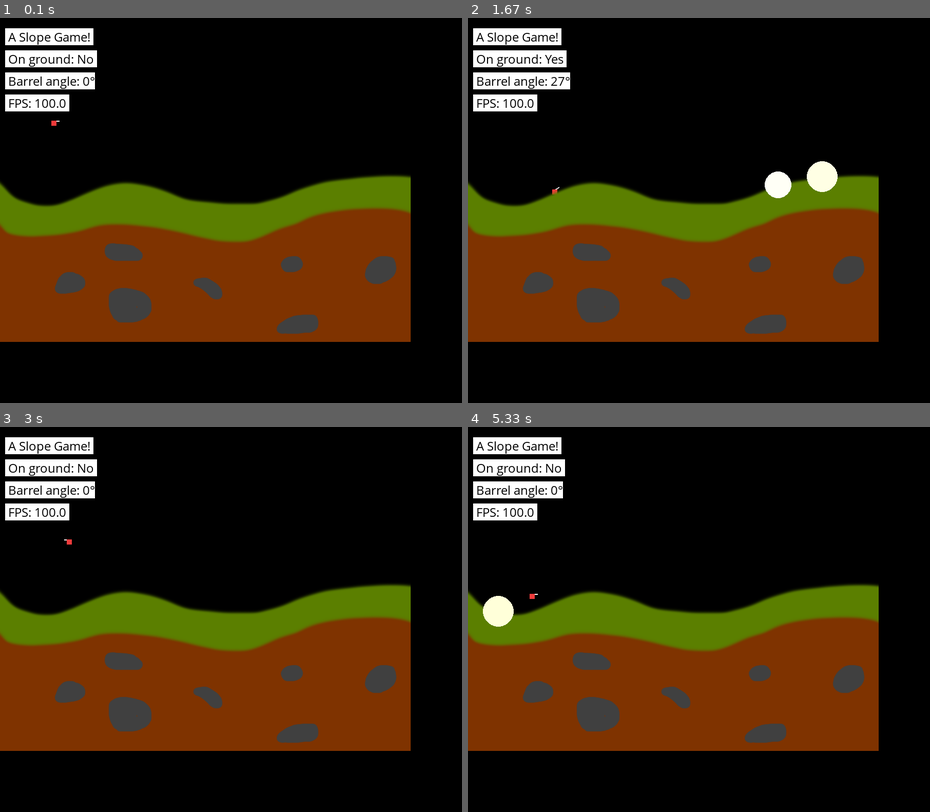
Above: before the commit, frames 1-4 (two rows, left to right).
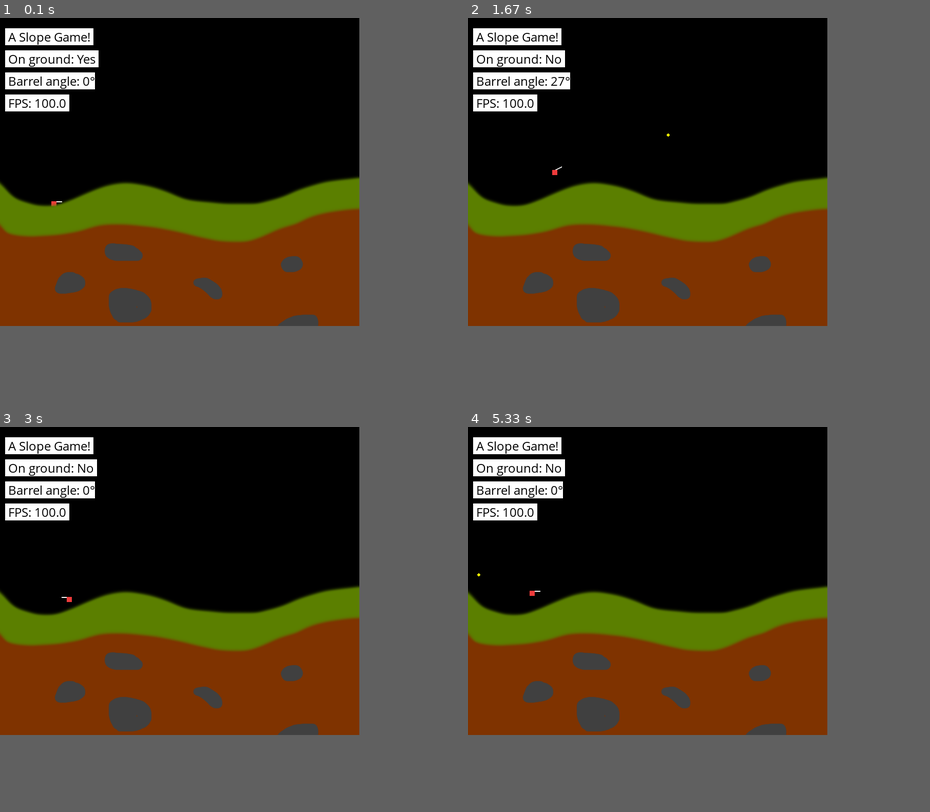
Above: after the commit, the same moments.

Repository: Spacha/Tanks
Game: pygame game, started from tanks.py
Two runs of this game, one before a commit and one after it. Both use one fixed random seed, a clock stepped at 60 frames per second and the inputs below.
Inputs (mouse positions are in pixels of both pictures, inside the frame that each line leads up to):
- Up to frame 1 (0.1 s): no input
- Up to frame 2 (1.67 s): tap X at 0.33, 0.82 s; hold Right 0.67-1.13 s; move the mouse to (551, 179) at 0.7 s; tap Space at 0.73, 1.03, 1.23, 1.57 s; hold Up 1.17-1.47 s; move the mouse to (578, 60) at 1.2 s; hold Right from 1.5 s (still down); move the mouse to (532, 114) at 1.53 s
- Up to frame 3 (3 s): tap Space at 1.87, 2.07, 2.37, 2.63, 2.97 s; release Right at 1.97 s; hold Left 2-2.53 s; move the mouse to (295, 477) at 2.03 s; tap X at 2.15 s; hold Down 2.57-2.87 s; move the mouse to (78, 631) at 2.6 s; hold Left from 2.9 s (still down); move the mouse to (115, 692) at 2.93 s
- Up to frame 4 (5.33 s): tap Space at 3.27, 3.4, 3.8, 4.1, 4.47, 4.87, 5.17 s; release Left at 3.3 s; hold Up 3.33-3.7 s; move the mouse to (601, 534) at 3.37 s; tap X at 3.48, 4.95 s; hold Right 3.73-4.37 s; move the mouse to (560, 500) at 3.77 s; hold Down 4.4-4.77 s; move the mouse to (537, 473) at 4.43 s; hold Left 4.8-5.27 s; move the mouse to (662, 661) at 4.83 s; hold Right from 5.3 s (still down)
In our replay, the window is 900x750 before the commit and 700x600 after it. These sizes can differ from the game's own. Grey fills any space a smaller window leaves; there, only what the larger window draws over its background counts as a difference.

The runs differ from the first frame. In frame 1, 8.1% of the frame differs, in the area x 0-89%, y 8-85%; in frame 2, 8.8%; in frame 3, 8.1%; in frame 4, 8.5%.

Commit message:
Fixing gravity

Diff:
--- a/GameEngine/Core.py
+++ b/GameEngine/Core.py
@@ -34,6 +34,12 @@
         else:
             raise Exception("Multiplication with Vector and that not defined.")
 
+    def __truediv__(self, other):
+        if type(other) in [int, float]:
+            return Vector(self.x / other, self.y / other)
+        else:
+            raise Exception("Multiplication with Vector and that not defined.")
+
     def __add__(self, other):
         if type(other) is Vector:
             return Vector(self.x + other.x, self.y + other.y)
@@ -60,7 +66,6 @@
             try:
                 # call the callback if found
                 self.actions[event.type](event)
-                print(event)
             except KeyError:
                 continue
 
@@ -99,7 +104,7 @@
     def __init__(self, scr_size, fps):
         self.scr_size = scr_size
         self.fps = fps
-        self.gravity = 1.0
+        self.gravity = 80.0
 
         # Init pygame
         pg.init()
@@ -116,10 +121,10 @@
         # World settings
         self.ground = None
         self.objects = {}
-        self.particle_labels = []
-        self._pending_objects = []
-        self._pending_particles = []
-        self._pending_delete = []
+        self.particle_labels = []       # used to quickly find particles among objects
+        self._pending_objects = []      # objects waiting to be added
+        self._pending_particles = []    # particles waiting to be added
+        self._pending_delete = []       # objects waiting to be deleted
 
         self.last_delta = self.fps
 
@@ -153,26 +158,6 @@
         self.actions.register(pg.MOUSEBUTTONDOWN,    self.handle_mousedown)
         self.actions.register(pg.MOUSEBUTTONUP,      self.handle_mouseup)
         self.actions.register(delete_particle_event, self.delete_old_particles)
-        '''
-        if event.type == pg.QUIT:
-            exit = True
-        if event.type == pg.KEYDOWN:
-            # emergency exit
-            if event.key == pg.K_q:
-                exit = True
-            if event.key == pg.K_SPACE:
-                player.jump()
-            if event.key == pg.K_LEFT:
-                player.move_left(True)
-            if event.key == pg.K_RIGHT:
-                player.move_right(True)
-
-        if event.type == pg.KEYUP:
-            if event.key == pg.K_LEFT:
-                player.move_left(False)
-            if event.key == pg.K_RIGHT:
-                player.move_right(False)
-        '''
 
     def handle_events(self):
         """
@@ -214,7 +199,8 @@
             if not obj.on_ground:
                 obj.on_ground = True
         else:
-            obj.velocity.y += self.gravity # gravity pulls the object down
+            # gravity pulls the object down
+            obj.velocity.y += (self.gravity * self.last_delta)
 
             # little treshold, objects 1 pixel above ground
             # are still considered to be on the ground
--- a/tanks.py
+++ b/tanks.py
@@ -29,17 +29,17 @@
         GameObject.__init__(self, 'Player')
 
         # barrel
-        self.barrel_length       = 10
+        self.barrel_length       = 15
         self.min_barrel_angle    = radians(0)
         self.max_barrel_angle    = radians(85)
         self.barrel_angle        = radians(0)
         self.barrel_movement     = 0
         self.max_barrel_movement = radians(90) # 1 deg per frame
 
-        self.projectile_velocity = 50.0
+        self.firepower = 200.0
+        self.jump_strength = 100.0
 
         self.max_velocity = 100.0
-        self.jump_strength = 150.0
 
         self.height = height
         self.width = width
@@ -110,7 +110,10 @@
 
     def shoot(self):
         projectile = ExplosiveProjectile(*self.barrel_end())
-        projectile.velocity = self.velocity + self.barrel_vector() * self.projectile_velocity
+        initial_velocity = self.firepower
+        barrel_direction = self.barrel_vector() / self.barrel_length
+        projectile.velocity = self.velocity + barrel_direction * initial_velocity
+        projectile.velocity.y -= game.gravity # ???
         game.add_obj(projectile)
 
     def jump(self):
@@ -303,7 +306,7 @@
 #         INIT THE GAME
 # -------------------------------
 FPS = 100.0
-SCR_SIZE = (900, 750)
+SCR_SIZE = (700, 600)
 
 game = Tanks(SCR_SIZE, FPS)
 
